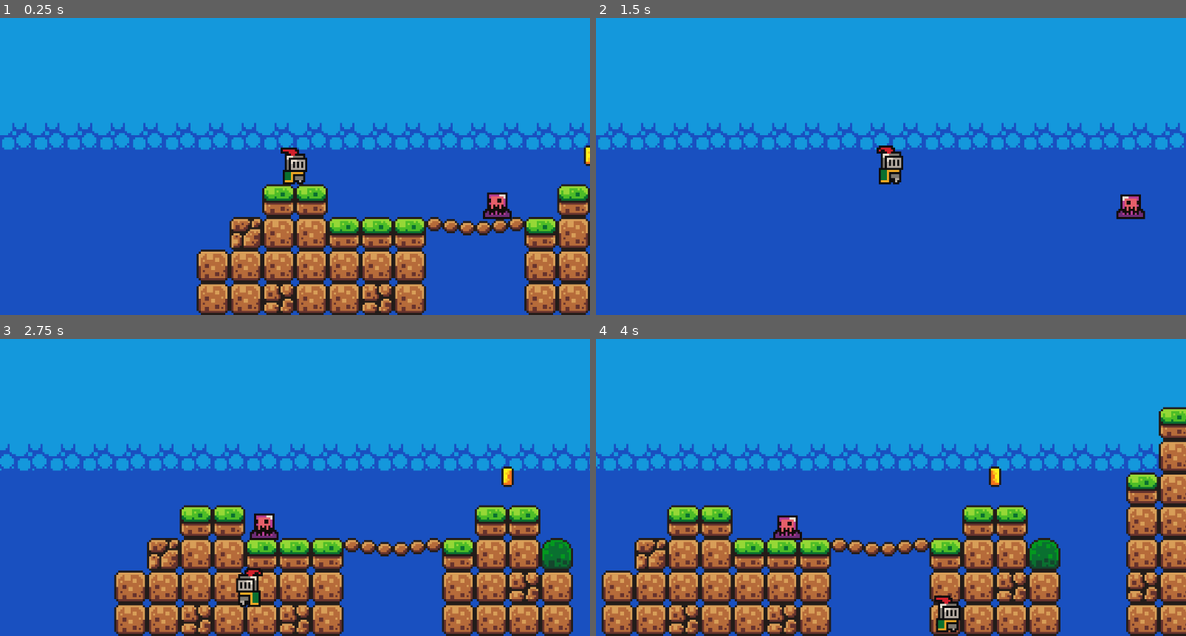
Above: before the commit, frames 1-4 (two rows, left to right).
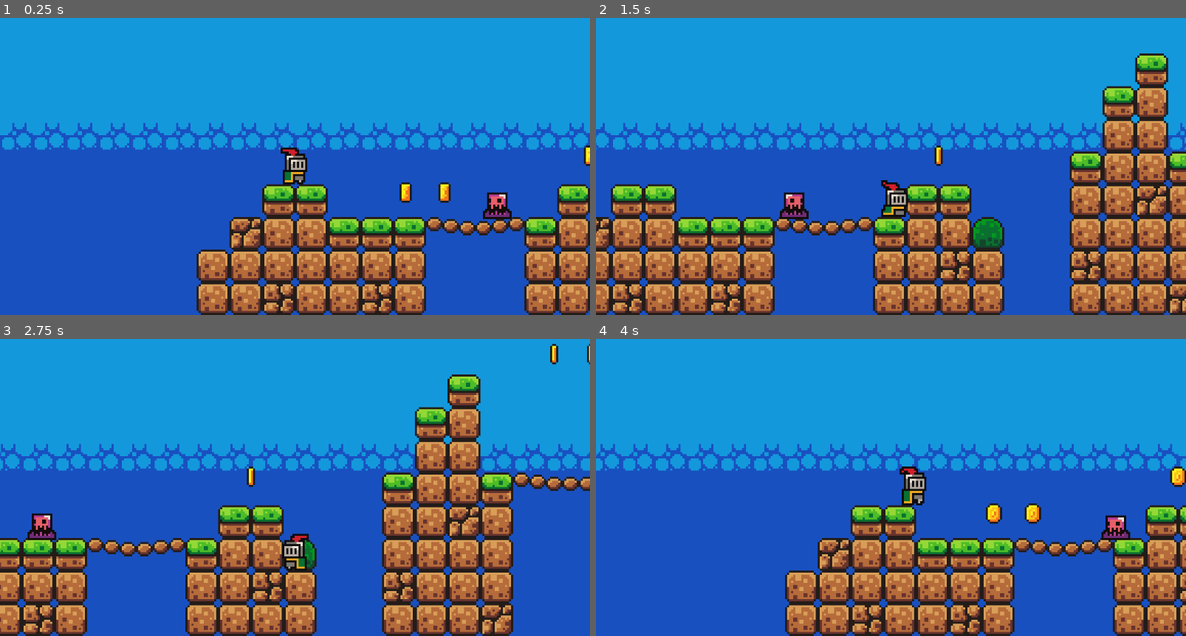
Above: after the commit, the same moments.

Repository: shresthashreejan/2d-platformer
Game: Godot game, scene res://scenes/game.tscn
Two runs of this game, one before a commit and one after it. Both use one fixed random seed, a clock stepped at 60 frames per second and the inputs below.
Inputs:
- Up to frame 1 (0.25 s): no input
- Up to frame 2 (1.5 s): hold D (move_right) from 0.53 s (still down); tap Shift (dash, bound only after the commit) at 0.6, 1.35 s; tap W (jump) at 0.77 s
- Up to frame 3 (2.75 s): tap W (jump) at 1.52 s; release D (move_right) at 2.03 s; hold A (move_left) from 2.03 s (still down); tap Shift (dash, bound only after the commit) at 2.1 s
- Up to frame 4 (4 s): release A (move_left) at 2.78 s; hold D (move_right) from 2.78 s (still down); tap Shift (dash, bound only after the commit) at 2.85, 3.6 s; tap W (jump) at 3.02, 3.77 s

The runs differ from the first frame. In frame 1, 0.3% of the frame differs, in the area x 67-77%, y 55-63%; in frame 2, 38%; in frame 3, 39%, in the area x 0-100%, y 1-100%; in frame 4, 37%.

Commit message:
Dash function

Diff:
--- a/project.godot
+++ b/project.godot
@@ -39,6 +39,11 @@
 , Object(InputEventKey,"resource_local_to_scene":false,"resource_name":"","device":-1,"window_id":0,"alt_pressed":false …(186 unchanged characters)…
 ]
 }
+dash={
+"deadzone": 0.2,
+"events": [Object(InputEventKey,"resource_local_to_scene":false,"resource_name":"","device":-1,"window_id":0,"alt_pressed":false,"shift_pressed":false,"ctrl_pressed":false,"meta_pressed":false,"pressed":false,"keycode":0,"physical_keycode":4194325,"key_label":0,"unicode":0,"location":0,"echo":false,"script":null)
+]
+}
 
 [rendering]
 
--- a/scenes/game.tscn
+++ b/scenes/game.tscn
@@ -274,6 +274,12 @@
 [node name="Coin" parent="Coins" instance=ExtResource("4_lbhrr")]
 position = Vector2(144, -13)
 
+[node name="Coin25" parent="Coins" instance=ExtResource("4_lbhrr")]
+position = Vector2(54, 5)
+
+[node name="Coin26" parent="Coins" instance=ExtResource("4_lbhrr")]
+position = Vector2(73, 5)
+
 [node name="Coin12" parent="Coins" instance=ExtResource("4_lbhrr")]
 position = Vector2(292, -73)
 
@@ -307,6 +313,9 @@
 [node name="Coin6" parent="Coins" instance=ExtResource("4_lbhrr")]
 position = Vector2(869, -21)
 
+[node name="Coin24" parent="Coins" instance=ExtResource("4_lbhrr")]
+position = Vector2(823, -93)
+
 [node name="Coin7" parent="Coins" instance=ExtResource("4_lbhrr")]
 position = Vector2(885, -21)
 
@@ -314,36 +323,31 @@
 position = Vector2(978, -6)
 
 [node name="Coin8" parent="Coins" instance=ExtResource("4_lbhrr")]
-position = Vector2(1257, -93)
-rotation = 1.5707964
+position = Vector2(1017, -62)
+
+[node name="Coin9" parent="Coins" instance=ExtResource("4_lbhrr")]
+position = Vector2(1033, -62)
+
+[node name="Coin10" parent="Coins" instance=ExtResource("4_lbhrr")]
+position = Vector2(1114, -56)
+
+[node name="Coin11" parent="Coins" instance=ExtResource("4_lbhrr")]
+position = Vector2(1239, -71)
 
 [node name="Coin19" parent="Coins" instance=ExtResource("4_lbhrr")]
-position = Vector2(1175, -73)
-rotation = 1.5707964
+position = Vector2(1224, -71)
 
 [node name="Coin20" parent="Coins" instance=ExtResource("4_lbhrr")]
-position = Vector2(1063, -57)
-rotation = 1.5707964
+position = Vector2(1527, -73)
 
 [node name="Coin21" parent="Coins" instance=ExtResource("4_lbhrr")]
-position = Vector2(1081, -57)
-rotation = 1.5707964
+position = Vector2(1382, -104)
+
+[node name="Coin23" parent="Coins" instance=ExtResource("4_lbhrr")]
+position = Vector2(1367, -104)
 
 [node name="Coin22" parent="Coins" instance=ExtResource("4_lbhrr")]
-position = Vector2(1528, -73)
-rotation = 1.5707964
-
-[node name="Coin9" parent="Coins" instance=ExtResource("4_lbhrr")]
-position = Vector2(1288, -117)
-rotation = 1.5707964
-
-[node name="Coin10" parent="Coins" instance=ExtResource("4_lbhrr")]
-position = Vector2(1356, -127)
-rotation = 1.5707964
-
-[node name="Coin11" parent="Coins" instance=ExtResource("4_lbhrr")]
-position = Vector2(1376, -127)
-rotation = 1.5707964
+position = Vector2(1398, -104)
 
 [node name="Platforms" type="Node" parent="."]
 
--- a/scenes/player.tscn
+++ b/scenes/player.tscn
@@ -56,3 +56,8 @@
 [node name="CollisionShape2D" type="CollisionShape2D" parent="."]
 position = Vector2(0, -5)
 shape = SubResource("CircleShape2D_fjrip")
+
+[node name="Timer" type="Timer" parent="."]
+wait_time = 0.2
+
+[connection signal="timeout" from="Timer" to="." method="_on_timer_timeout"]
--- a/scripts/player.gd
+++ b/scripts/player.gd
@@ -2,8 +2,12 @@
 
 const SPEED = 150.0
 const JUMP_VELOCITY = -300.0
+const DASH_SPEED = 500.0
+
+var dash = false;
 
 @onready var animated_sprite_2d = $AnimatedSprite2D
+@onready var dash_timer = $Timer
 
 var air_jumps = 1
 var current_air_jumps = 0
@@ -29,6 +33,10 @@
 	if Input.is_action_just_pressed("jump") and is_on_floor():
 		jump_buffer_timer = JUMP_BUFFFER_TIME_THRESHOLD
 
+	if Input.is_action_just_pressed("dash"):
+		dash = true;
+		dash_timer.start()
+
 	if jump_buffer_timer > 0:
 		if is_on_floor() or coyote_timer > 0:
 			velocity.y = JUMP_VELOCITY
@@ -42,10 +50,16 @@
 	var direction := Input.get_axis("move_left", "move_right")
 
 	if direction:
-		velocity.x = direction * SPEED
+		if dash:
+			velocity.x = direction * DASH_SPEED
+		else:
+			velocity.x = direction * SPEED
 		if animated_sprite_2d:
 			animated_sprite_2d.flip_h = (direction < 0)
 	else:
 		velocity.x = move_toward(velocity.x, 0, SPEED)
 
 	move_and_slide()
+
+func _on_timer_timeout() -> void:
+	dash = false
